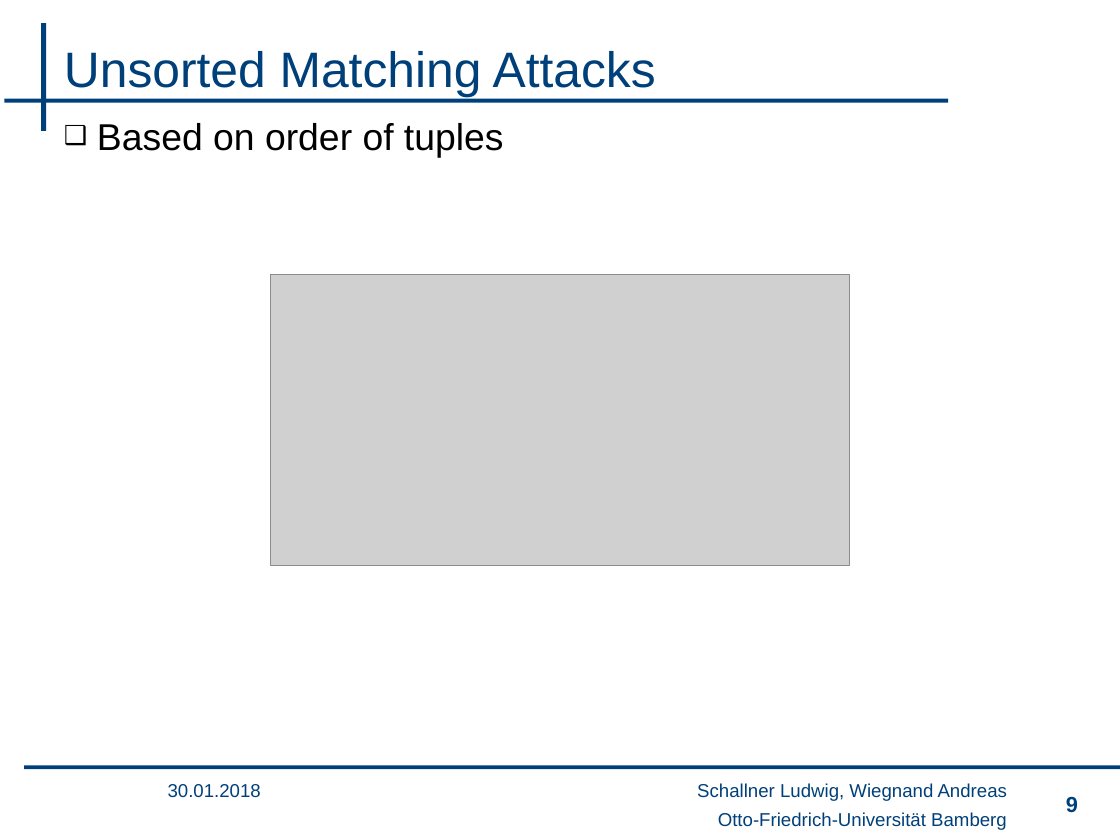
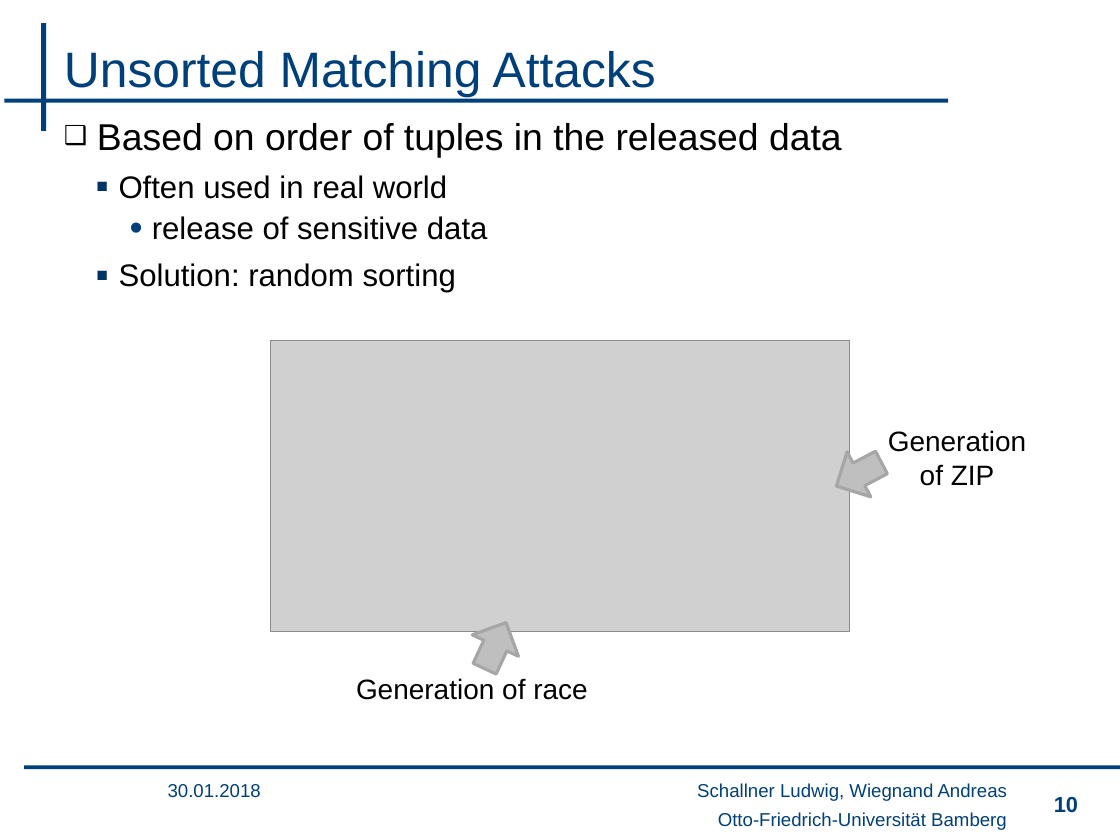
Before and after one commit to wsgan001/PSI-MSem, a slide deck: slide 10 of presentation/sicherheits_lu.pptx (slide 9 before the commit). Drawn at 1120x840 pixels with LibreOffice and Linux fonts; fonts in the diff are those of the drawing; grey boxes stand for pictures; background and template pictures are left out. Boxes give left, top, right and bottom in pixels: in the first picture for what was removed or moved away, otherwise in the second. Text is boxed around its words. In the diff, an @@ line names an element or a change of style, - is before the commit and + after.

```diff
--- a/presentation/sicherheits_lu.pptx
+++ b/presentation/sicherheits_lu.pptx
@@ text at <box>97,123,842,293</box>: text changed; size 24 to 20 pt @@
-❑ Based on order of tuples
+❑ Based on order of tuples in the released data
+  ▪ Often used in real world
+    • release of sensitive data
+  ▪ Solution: random sorting
@@ picture: place and size @@
-picture at <box>271,274,850,564</box>
+picture at <box>271,340,850,631</box>
@@ up arrow added at <box>824,440,893,508</box>, fill #BFBFBF, outline #A6A6A6 2 pt @@
@@ text added at <box>888,430,1026,486</box>, 18 pt, text #000000 @@
+Generation of ZIP
@@ up arrow added at <box>462,612,529,679</box>, fill #BFBFBF, outline #A6A6A6 2 pt @@
@@ text added at <box>356,678,587,700</box>, 18 pt, text #000000 @@
+Generation of race
@@ page number at <box>1054,797,1078,813</box>: text changed @@
-9
+10
```
Also in this commit, not shown: 8 other slides changed, 1 slide added.
